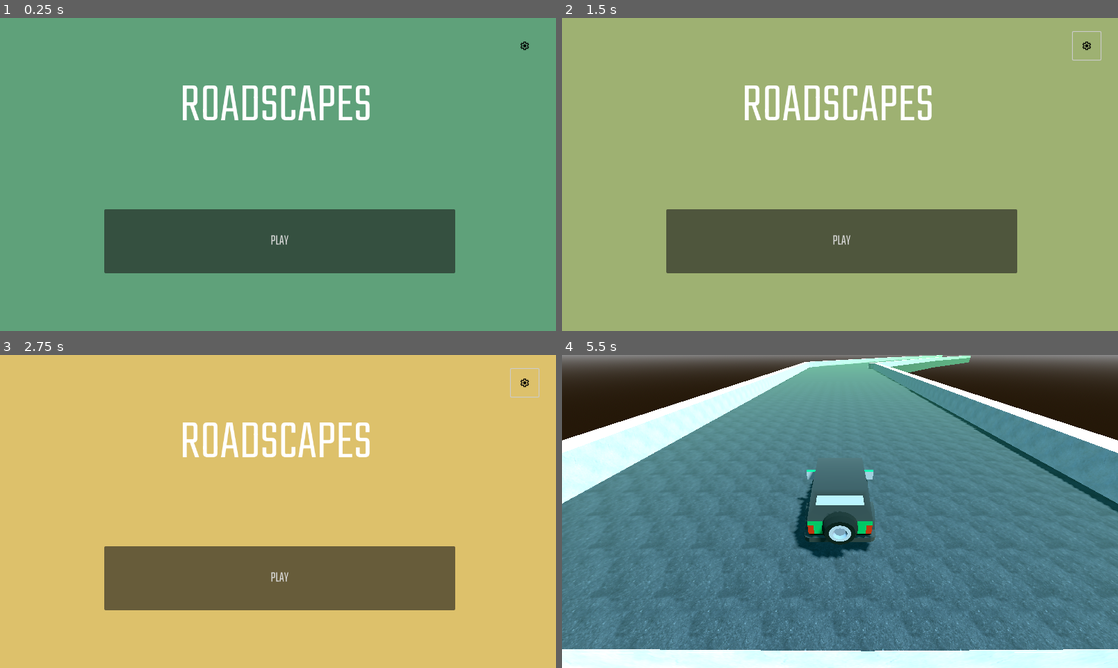
Above: before the commit, frames 1-4 (two rows, left to right).
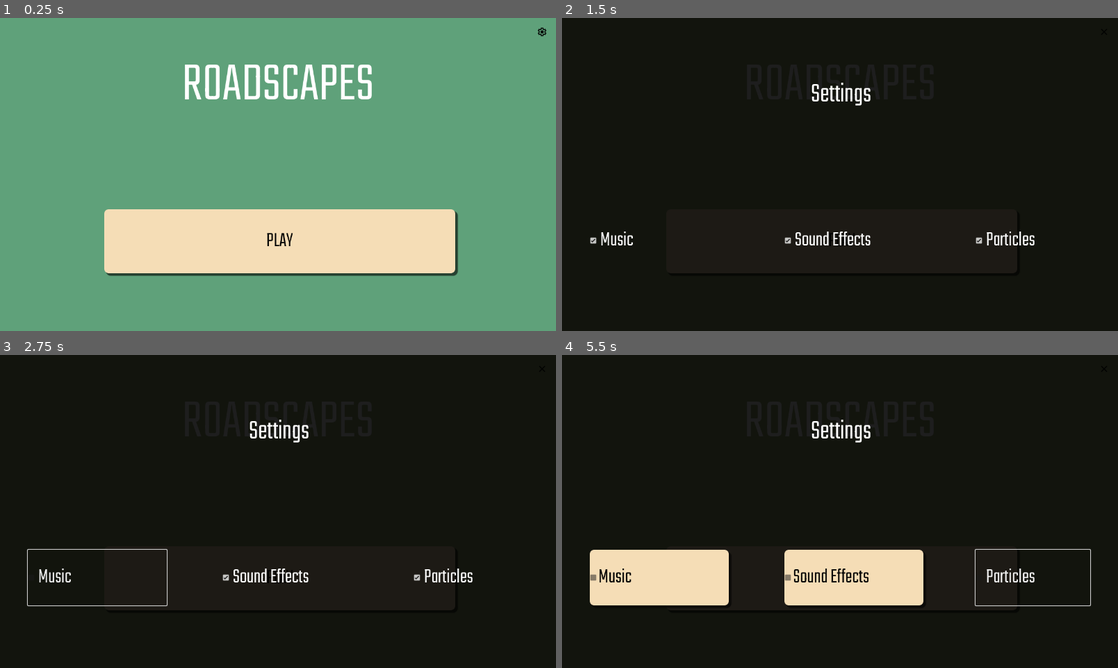
Above: after the commit, the same moments.

Repository: vachanbhogi/drive
Game: Godot game, scene res://Title/title.tscn
Same seed, same stepped clock (60 frames per second), same inputs: the game is played once before the commit and once after it.
Inputs (mouse positions are in pixels of both pictures, inside the frame that each line leads up to):
- Up to frame 1 (0.25 s): no input
- Up to frame 2 (1.5 s): click (1084, 46) at 0.52 s; click (1106, 30) at 1.27 s
- Up to frame 3 (2.75 s): click (100, 577) at 2 s, where only the run after the commit has a clickable "Music"
- Up to frame 4 (5.5 s): click (851, 577) at 2.75 s, where only the run after the commit has a clickable "Sound Effects"; click (1034, 577) at 3.5 s, where only the run after the commit has a clickable "Particles"; hold D (steer_right) 4.28-5.03 s; hold S (brake) from 5.03 s (still down)

The runs differ from the first frame. In frame 1, 17% of the frame differs, in the area x 18-99%, y 3-83%; in frame 2, 100%; in frame 3, 100%, in the area x 0-100%, y 0-100%; in frame 4, 95%.

Commit message:
settings

Diff:
--- /dev/null
+++ b/Settings/settings.gd
@@ -0,0 +1,39 @@
+extends CanvasLayer
+
+@onready var open_button := $Open_button
+@onready var ui := $UI
+
+var opened := false
+
+func _ready() -> void:
+	# Initialize UI elements based on global settings
+	$UI/ColorRect/Settings/Music.button_pressed = Global.settings["music"]
+	$UI/ColorRect/Settings/SoundEffects.button_pressed = Global.settings["sound_effects"]
+	$UI/ColorRect/Settings/Particles.button_pressed = Global.settings["particles"]
+
+func _on_open_pressed() -> void:
+	toggle_settings()
+
+func _input(event):
+	if event.is_action_pressed("ui_cancel"):
+		toggle_settings()
+
+func toggle_settings() -> void:
+	opened = !opened
+	if opened:
+		ui.visible = true
+		get_tree().paused = true
+		open_button.icon = load("res://assets/ui/icons/close.svg")
+	else:
+		ui.visible = false
+		get_tree().paused = false
+		open_button.icon = load("res://assets/ui/icons/gear.svg")
+
+func _on_music_toggled(button_pressed: bool) -> void:
+	Global.settings["music"] = button_pressed
+
+func _on_sound_effects_toggled(button_pressed: bool) -> void:
+	Global.settings["sound_effects"] = button_pressed
+
+func _on_particles_toggled(button_pressed: bool) -> void:
+	Global.settings["particles"] = button_pressed
--- /dev/null
+++ b/Settings/settings.tscn
@@ -0,0 +1,110 @@
+[gd_scene load_steps=4 format=3 uid="uid://bjrte1s50whde"]
+
+[ext_resource type="Texture2D" uid="uid://cbpar7xmv20ow" path="res://assets/ui/icons/gear.svg" id="1_16u5j"]
+[ext_resource type="Script" path="res://Settings/settings.gd" id="1_lr8xx"]
+[ext_resource type="Theme" uid="uid://c18q4bdymtvff" path="res://assets/ui/theme.tres" id="2_frl2j"]
+
+[node name="Settings" type="CanvasLayer"]
+process_mode = 3
+script = ExtResource("1_lr8xx")
+
+[node name="UI" type="Control" parent="."]
+visible = false
+layout_mode = 3
+anchors_preset = 15
+anchor_right = 1.0
+anchor_bottom = 1.0
+grow_horizontal = 2
+grow_vertical = 2
+
+[node name="ColorRect" type="ColorRect" parent="UI"]
+layout_mode = 1
+anchors_preset = 15
+anchor_right = 1.0
+anchor_bottom = 1.0
+grow_horizontal = 2
+grow_vertical = 2
+color = Color(0, 0, 0, 0.882353)
+
+[node name="Settings" type="Control" parent="UI/ColorRect"]
+layout_mode = 1
+anchors_preset = 14
+anchor_top = 0.5
+anchor_right = 1.0
+anchor_bottom = 0.5
+offset_bottom = 62.0
+grow_horizontal = 2
+grow_vertical = 2
+
+[node name="Music" type="CheckBox" parent="UI/ColorRect/Settings"]
+layout_mode = 1
+anchors_preset = 4
+anchor_top = 0.5
+anchor_bottom = 0.5
+offset_left = 64.0
+offset_top = 57.0
+offset_right = 384.0
+offset_bottom = 185.0
+grow_vertical = 2
+theme = ExtResource("2_frl2j")
+text = "Music"
+icon_alignment = 2
+
+[node name="SoundEffects" type="CheckBox" parent="UI/ColorRect/Settings"]
+layout_mode = 1
+anchors_preset = 8
+anchor_left = 0.5
+anchor_top = 0.5
+anchor_right = 0.5
+anchor_bottom = 0.5
+offset_left = -128.0
+offset_top = 57.0
+offset_right = 192.0
+offset_bottom = 185.0
+grow_horizontal = 2
+grow_vertical = 2
+theme = ExtResource("2_frl2j")
+text = "Sound Effects"
+icon_alignment = 2
+
+[node name="Particles" type="CheckBox" parent="UI/ColorRect/Settings"]
+layout_mode = 1
+anchors_preset = 8
+anchor_left = 0.5
+anchor_top = 0.5
+anchor_right = 0.5
+anchor_bottom = 0.5
+offset_left = 312.0
+offset_top = 57.0
+offset_right = 576.0
+offset_bottom = 185.0
+grow_horizontal = 2
+grow_vertical = 2
+theme = ExtResource("2_frl2j")
+text = "Particles"
+icon_alignment = 2
+
+[node name="Label" type="Label" parent="UI/ColorRect"]
+offset_left = 200.0
+offset_top = 112.0
+offset_right = 1086.0
+offset_bottom = 241.0
+theme = ExtResource("2_frl2j")
+theme_override_font_sizes/font_size = 64
+text = "Settings"
+horizontal_alignment = 1
+vertical_alignment = 1
+
+[node name="Open_button" type="Button" parent="."]
+offset_left = 1216.0
+offset_right = 1280.0
+offset_bottom = 64.0
+focus_mode = 0
+icon = ExtResource("1_16u5j")
+flat = true
+icon_alignment = 1
+
+[connection signal="toggled" from="UI/ColorRect/Settings/Music" to="." method="_on_music_toggled"]
+[connection signal="toggled" from="UI/ColorRect/Settings/SoundEffects" to="." method="_on_sound_effects_toggled"]
+[connection signal="toggled" from="UI/ColorRect/Settings/Particles" to="." method="_on_particles_toggled"]
+[connection signal="pressed" from="Open_button" to="." method="_on_open_pressed"]
--- a/Title/title.tscn
+++ b/Title/title.tscn
@@ -2,7 +2,7 @@
 
 [ext_resource type="Script" path="res://Title/title.gd" id="1_mwsnt"]
 [ext_resource type="Theme" uid="uid://c18q4bdymtvff" path="res://assets/ui/theme.tres" id="2_s24mu"]
-[ext_resource type="Texture2D" uid="uid://cbpar7xmv20ow" path="res://assets/ui/icons/gear.svg" id="3_xrg62"]
+[ext_resource type="PackedScene" uid="uid://bjrte1s50whde" path="res://Settings/settings.tscn" id="3_vmbtk"]
 
 [node name="Title" type="Control"]
 layout_mode = 3
@@ -23,18 +23,22 @@
 color = Color(0.462745, 0.654902, 0.505882, 1)
 
 [node name="Label" type="Label" parent="."]
-layout_mode = 0
-offset_left = 192.0
-offset_top = 112.0
-offset_right = 1078.0
-offset_bottom = 241.0
+layout_mode = 1
+anchors_preset = 14
+anchor_top = 0.5
+anchor_right = 1.0
+anchor_bottom = 0.5
+offset_top = -296.0
+offset_bottom = -112.0
+grow_horizontal = 2
+grow_vertical = 2
 theme = ExtResource("2_s24mu")
 theme_override_font_sizes/font_size = 128
 text = "ROADSCAPES"
 horizontal_alignment = 1
 vertical_alignment = 1
 
-[node name="Play" type="Button" parent="."]
+[node name="20" type="Button" parent="."]
 layout_mode = 0
 offset_left = 240.0
 offset_top = 440.0
@@ -43,14 +47,6 @@
 theme = ExtResource("2_s24mu")
 text = "PLAY"
 
-[node name="Settings" type="Button" parent="."]
-layout_mode = 0
-offset_left = 1176.0
-offset_top = 32.0
-offset_right = 1240.0
-offset_bottom = 96.0
-icon = ExtResource("3_xrg62")
-flat = true
-icon_alignment = 1
+[node name="Settings" parent="." instance=ExtResource("3_vmbtk")]
 
-[connection signal="pressed" from="Play" to="." method="_on_play_pressed"]
+[connection signal="pressed" from="20" to="." method="_on_play_pressed"]
--- a/World/world.tscn
+++ b/World/world.tscn
@@ -1,10 +1,11 @@
-[gd_scene load_steps=9 format=3 uid="uid://bsha30slaswrl"]
+[gd_scene load_steps=10 format=3 uid="uid://bsha30slaswrl"]
 
 [ext_resource type="Script" path="res://World/world.gd" id="1_oxdov"]
 [ext_resource type="PackedScene" uid="uid://o2sqn7rn6p28" path="res://Track/track.tscn" id="1_rd37n"]
 [ext_resource type="PackedScene" uid="uid://cvh0fwg53wpus" path="res://player/player.tscn" id="1_wkfdp"]
 [ext_resource type="Script" path="res://player/Camera.gd" id="2_kikur"]
 [ext_resource type="AudioStream" uid="uid://nwb0b4afq305" path="res://assets/sound/background.wav" id="4_se3x2"]
+[ext_resource type="PackedScene" uid="uid://bjrte1s50whde" path="res://Settings/settings.tscn" id="6_vkmfy"]
 
 [sub_resource type="ProceduralSkyMaterial" id="ProceduralSkyMaterial_8n5j7"]
 sky_top_color = Color(0.4, 0.694118, 0.815686, 1)
@@ -51,3 +52,5 @@
 [node name="AudioStreamPlayer" type="AudioStreamPlayer" parent="."]
 stream = ExtResource("4_se3x2")
 volume_db = -25.0
+
+[node name="Settings" parent="." instance=ExtResource("6_vkmfy")]
--- /dev/null
+++ b/assets/ui/icons/close.svg
@@ -0,0 +1 @@
+<svg xmlns="http://www.w3.org/2000/svg" height="24" viewBox="0 -960 960 960" width="24"><path d="m256-200-56-56 224-224-224-224 56-56 224 224 224-224 56 56-224 224 224 224-56 56-224-224-224 224Z"/></svg>
--- a/assets/ui/theme.tres
+++ b/assets/ui/theme.tres
@@ -1,7 +1,21 @@
-[gd_resource type="Theme" load_steps=2 format=3 uid="uid://c18q4bdymtvff"]
+[gd_resource type="Theme" load_steps=3 format=3 uid="uid://c18q4bdymtvff"]
 
 [ext_resource type="FontFile" uid="uid://bisnc1f04kqlp" path="res://assets/ui/fonts/Teko-VariableFont_wght.ttf" id="1_kpuk6"]
 
+[sub_resource type="StyleBoxFlat" id="StyleBoxFlat_qo10b"]
+bg_color = Color(0.960784, 0.866667, 0.713726, 1)
+border_color = Color(0, 0, 0, 1)
+border_blend = true
+corner_radius_top_left = 10
+corner_radius_top_right = 10
+corner_radius_bottom_right = 10
+corner_radius_bottom_left = 10
+shadow_size = 2
+shadow_offset = Vector2(5, 5)
+
 [resource]
 default_font = ExtResource("1_kpuk6")
-default_font_size = 32
+default_font_size = 48
+Button/colors/font_color = Color(0, 0, 0, 1)
+Button/fonts/font = ExtResource("1_kpuk6")
+Button/styles/normal = SubResource("StyleBoxFlat_qo10b")
--- /dev/null
+++ b/global.gd
@@ -0,0 +1,7 @@
+extends Node
+
+var settings = {
+	"music": true,
+	"sound_effects": true,
+	"particles": true,
+}
--- a/project.godot
+++ b/project.godot
@@ -14,6 +14,10 @@
 run/main_scene="res://Title/title.tscn"
 config/features=PackedStringArray("4.2", "Forward Plus")
 config/icon="res://assets/icon.svg"
+
+[autoload]
+
+Global="*res://global.gd"
 
 [display]
 
Not shown, added: assets/ui/icons/close.svg.import
